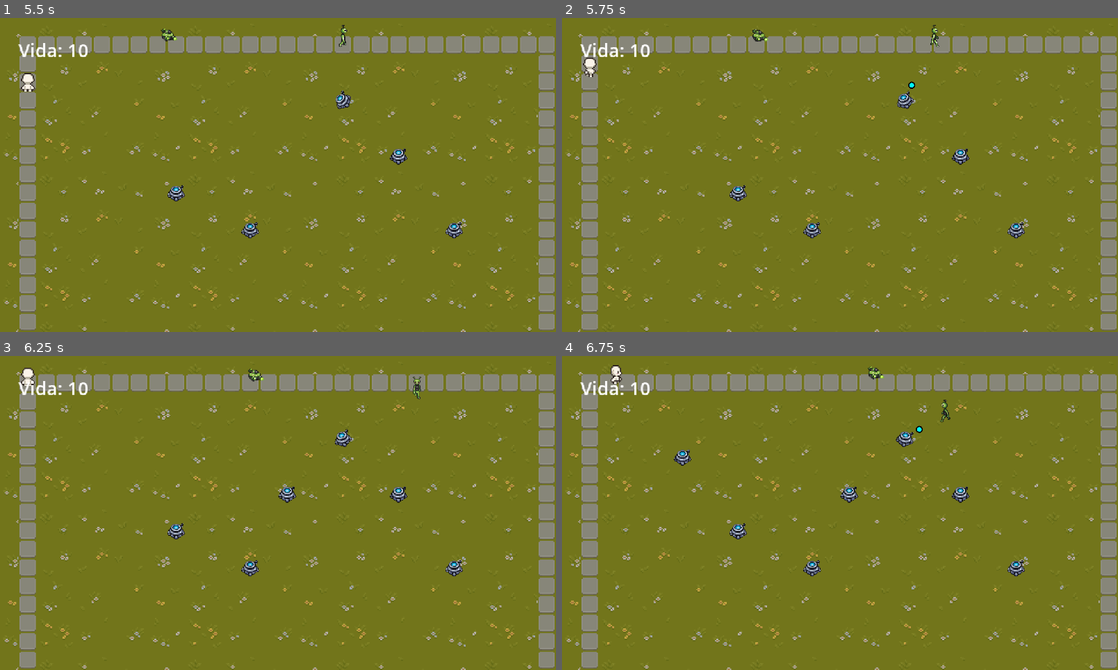
Above: before the commit, frames 1-4 (two rows, left to right).
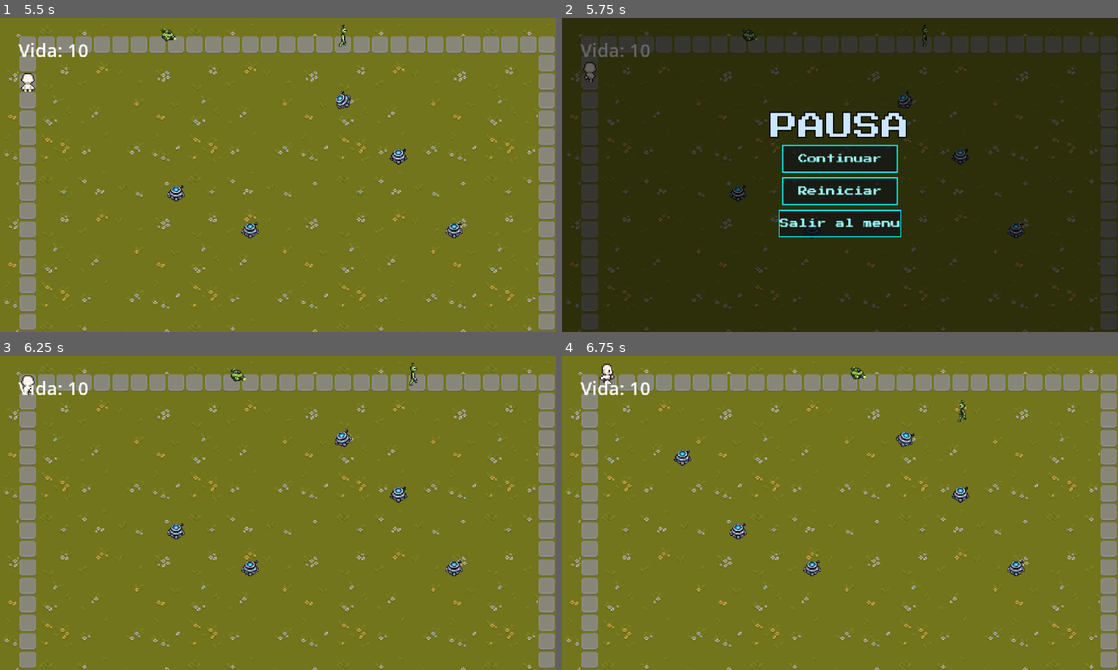
Above: after the commit, the same moments.

Repository: D4MC04/proyecto_dam2b
Game: Godot game, scene res://scenes/main_menu.tscn
Two runs of this game, one before a commit and one after it. Both use one fixed random seed, a clock stepped at 60 frames per second and the inputs below.
Inputs (mouse positions are in pixels of both pictures, inside the frame that each line leads up to):
- Up to frame 1 (5.5 s): click "Jugar" at 0.5 s; click "1" at 1.25 s; tap Enter at 2 s; move the mouse to (400, 159) at 2.02 s; tap R every 0.75 s from 2.1 to 5.1 s; click (400, 159) at 2.17 s; move the mouse to (166, 190) at 2.77 s; click (166, 190) at 2.92 s; move the mouse to (333, 105) at 3.52 s; click (333, 105) at 3.67 s; move the mouse to (250, 237) at 4.27 s; click (250, 237) at 4.42 s; move the mouse to (444, 222) at 5.02 s; click (444, 222) at 5.17 s
- Up to frame 2 (5.75 s): tap Escape (ui_cancel) at 5.65 s
- Up to frame 3 (6.25 s): click (278, 497) at 5.75 s, where only the run after the commit has a clickable "Continuar"
- Up to frame 4 (6.75 s): move the mouse to (673, 465) at 6.52 s; tap R at 6.6 s; click (673, 465) at 6.67 s

Frame 1 is identical in both runs. In frame 2, 100% of the frame differs, in the area x 0-100%, y 0-100%; in frame 3, 0.5%; in frame 4, 0.7%.

Commit message:
Añadir menú de pausa al nivel: Esc pausa, con Continuar, Reiniciar y Salir al menú
Co-Authored-By: Claude Opus 5.5 <noreply@anthropic.com>

Diff:
--- a/scenes/level.tscn
+++ b/scenes/level.tscn
@@ -8,6 +8,7 @@
 [ext_resource type="Script" uid="uid://bcd8iyt31t735" path="res://scripts/level.gd" id="6_level"]
 [ext_resource type="PackedScene" path="res://scenes/build_grid.tscn" id="8_grid"]
 [ext_resource type="PackedScene" path="res://scenes/game_over.tscn" id="9_over"]
+[ext_resource type="PackedScene" path="res://scenes/pause_menu.tscn" id="10_pause"]
 
 [sub_resource type="Curve2D" id="Curve2D_level"]
 _data = {
@@ -44,6 +45,8 @@
 
 [node name="GameOver" parent="." unique_id=1485855328 instance=ExtResource("9_over")]
 
+[node name="PauseMenu" parent="." instance=ExtResource("10_pause")]
+
 [node name="UI" type="CanvasLayer" parent="." unique_id=968077992]
 
 [node name="VidaLabel" type="Label" parent="UI" unique_id=1095615923]
--- /dev/null
+++ b/scenes/pause_menu.tscn
@@ -0,0 +1,58 @@
+[gd_scene format=3]
+
+[ext_resource type="Script" path="res://scripts/pause_menu.gd" id="1_pause"]
+[ext_resource type="Theme" uid="uid://bxeq0loigpcy1" path="res://assets/ui/menu_theme.tres" id="2_theme"]
+
+[node name="PauseMenu" type="CanvasLayer"]
+process_mode = 3
+layer = 2
+visible = false
+script = ExtResource("1_pause")
+
+[node name="Fondo" type="ColorRect" parent="."]
+anchors_preset = 15
+anchor_right = 1.0
+anchor_bottom = 1.0
+grow_horizontal = 2
+grow_vertical = 2
+color = Color(0, 0, 0, 0.6)
+
+[node name="Caja" type="VBoxContainer" parent="."]
+anchors_preset = 15
+anchor_right = 1.0
+anchor_bottom = 1.0
+grow_horizontal = 2
+grow_vertical = 2
+theme = ExtResource("2_theme")
+alignment = 1
+
+[node name="Titulo" type="Label" parent="Caja"]
+layout_mode = 2
+theme_override_colors/font_color = Color(0.8, 0.9, 1, 1)
+theme_override_colors/font_outline_color = Color(0, 0, 0, 1)
+theme_override_constants/outline_size = 4
+theme_override_font_sizes/font_size = 24
+text = "PAUSA"
+horizontal_alignment = 1
+
+[node name="Continuar" type="Button" parent="Caja"]
+custom_minimum_size = Vector2(100, 24)
+layout_mode = 2
+size_flags_horizontal = 4
+text = "Continuar"
+
+[node name="Reiniciar" type="Button" parent="Caja"]
+custom_minimum_size = Vector2(100, 24)
+layout_mode = 2
+size_flags_horizontal = 4
+text = "Reiniciar"
+
+[node name="Salir" type="Button" parent="Caja"]
+custom_minimum_size = Vector2(100, 24)
+layout_mode = 2
+size_flags_horizontal = 4
+text = "Salir al menu"
+
+[connection signal="pressed" from="Caja/Continuar" to="." method="_on_continuar_pressed"]
+[connection signal="pressed" from="Caja/Reiniciar" to="." method="_on_reiniciar_pressed"]
+[connection signal="pressed" from="Caja/Salir" to="." method="_on_salir_pressed"]
--- /dev/null
+++ b/scripts/pause_menu.gd
@@ -0,0 +1,20 @@
+extends CanvasLayer
+
+func _unhandled_input(event):
+	if event.is_action_pressed("ui_cancel") and not $"../GameOver".visible:
+		_pausar(not visible)
+
+func _pausar(activar: bool):
+	visible = activar
+	get_tree().paused = activar
+
+func _on_continuar_pressed():
+	_pausar(false)
+
+func _on_reiniciar_pressed():
+	get_tree().paused = false
+	get_tree().reload_current_scene()
+
+func _on_salir_pressed():
+	get_tree().paused = false
+	get_tree().change_scene_to_file("res://scenes/main_menu.tscn")
Not shown, added: scripts/pause_menu.gd.uid
